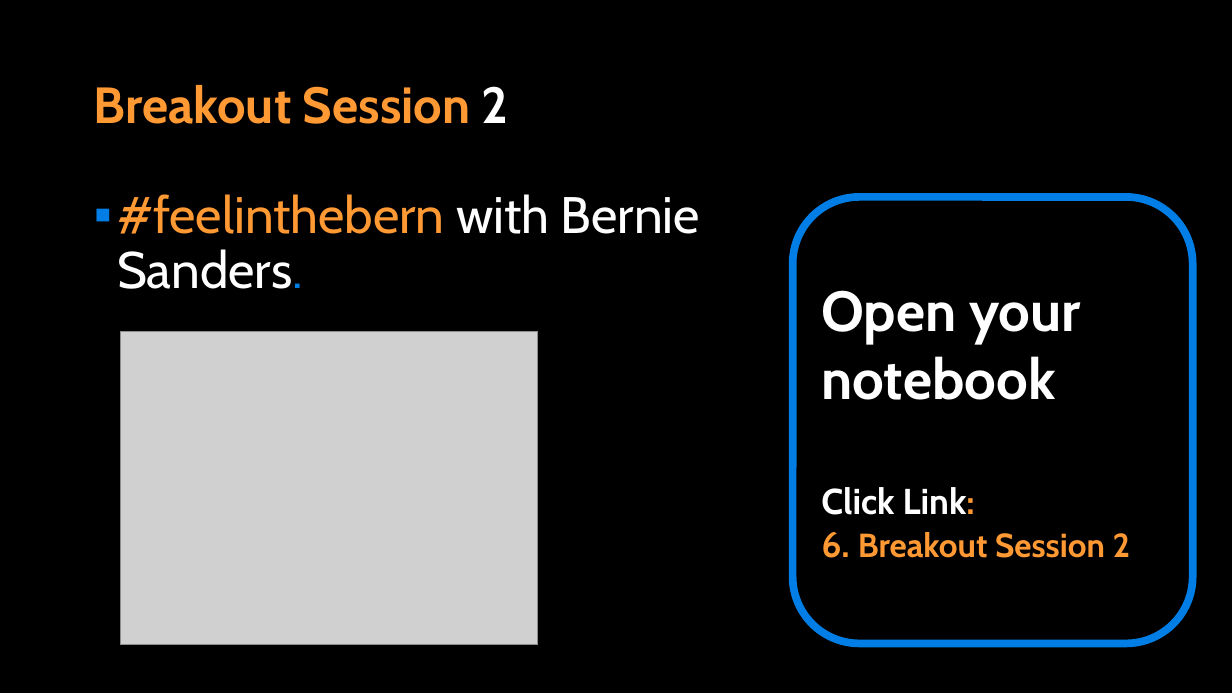
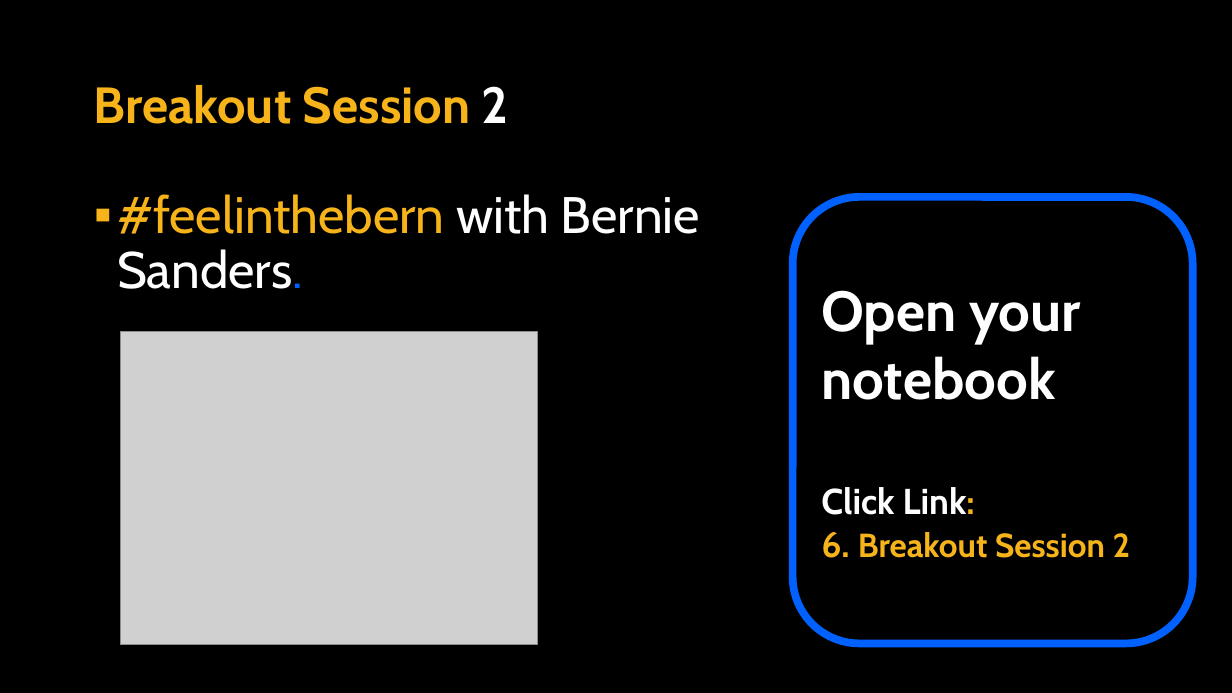
Before and after one commit to APS106/APS106-winter-2024-kinsella-goodfellow, a slide deck: slide 13 of lectures/week8/lecture2/slides/week8_lecture2.pptx. Drawn at 1232x693 pixels with LibreOffice and Linux fonts; fonts in the diff are those of the drawing; grey boxes stand for pictures; background and template pictures are left out. Boxes give left, top, right and bottom in pixels: in the first picture for what was removed or moved away, otherwise in the second. Text is boxed around its words. In the diff, an @@ line names an element or a change of style, - is before the commit and + after.

```diff
--- a/lectures/week8/lecture2/slides/week8_lecture2.pptx
+++ b/lectures/week8/lecture2/slides/week8_lecture2.pptx
@@ title "Breakout Session 2" at [94, 85, 509, 124]: text colour #FF9933 to #F7B41A @@
@@ text "#feelinthebern with Bernie Sanders." at [117, 194, 700, 289]: text colour #FF9933 to #F7B41A in "#feelinthebern"; text colour #017EE5 to #0061FF in "Sanders."; bullet colour #007EE5 to #F7B41A @@
@@ rounded rectangle "Open your notebook" at [793, 197, 1193, 643]: outline #017EE5 6 pt to #0061FF 6 pt @@
@@ text in rounded rectangle at [821, 487, 1131, 558]: text colour #FF9933 to #F7B41A in "Link:", "6. Breakout Session 2" @@
```
Also in this commit, not shown: 16 other slides changed, 1 slide added, 6 other files.
